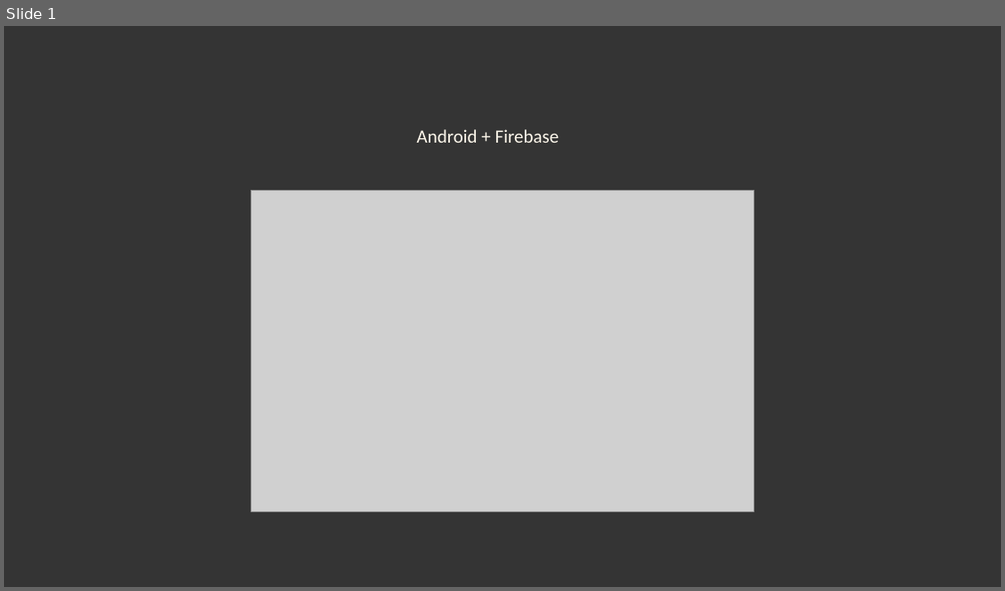
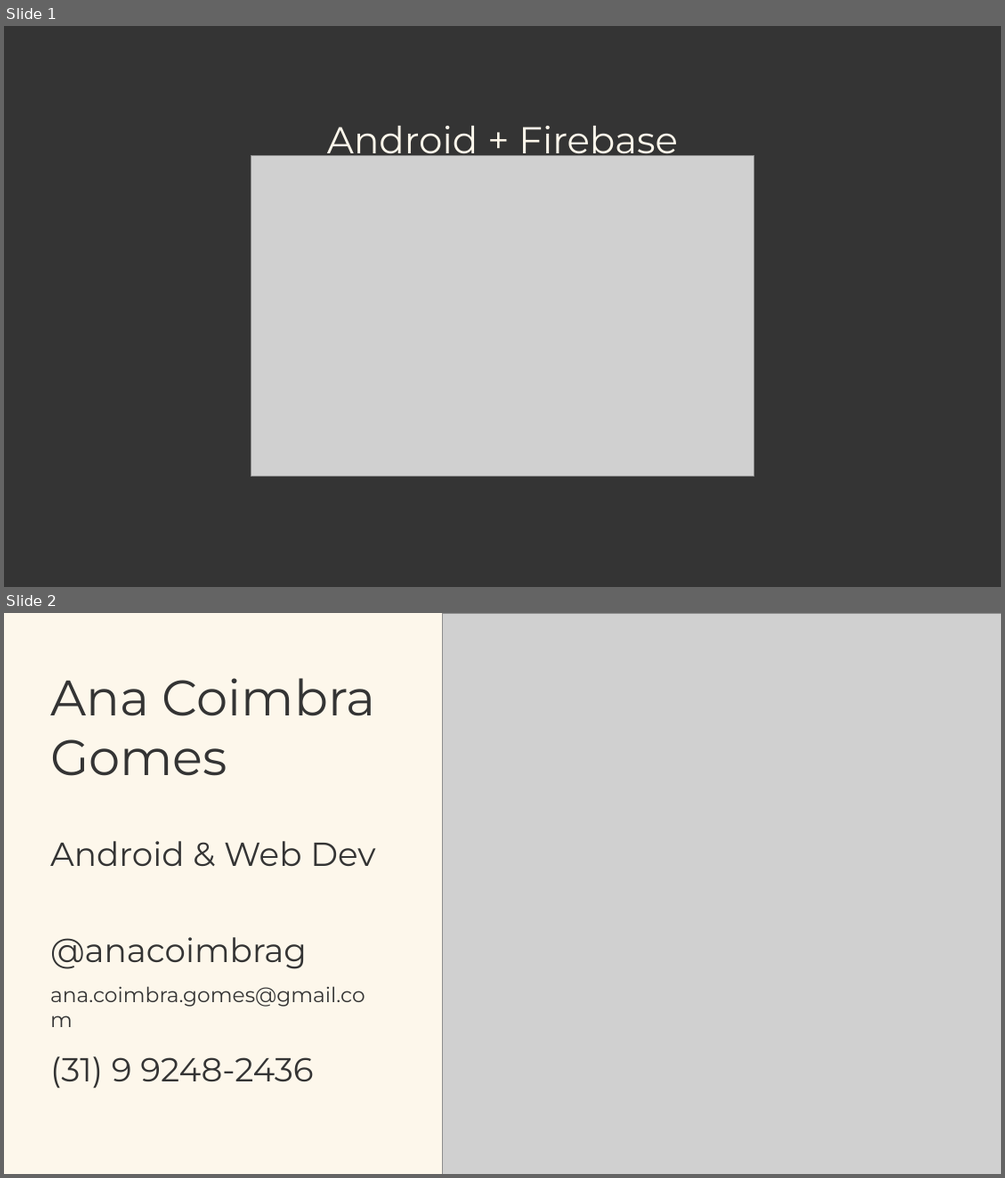
Before and after one commit to anacoimbrag/Android-Firebase, a slide deck: Android + Firebase.pptx. Shown one above the other, each under a label of ours: slide 1 before the commit, slides 1 and 2 after it. The pictures are 1005x591 and 1005x1178 pixels, drawn with LibreOffice and Linux fonts; fonts in the diff are those of the drawing; grey boxes stand for pictures. Boxes give left, top, right and bottom in pixels: in the first picture for what was removed or moved away, otherwise in the second. Text is boxed around its words. In the diff, an @@ line names an element or a change of style, - is before the commit and + after.

```diff
--- a/Android + Firebase.pptx
+++ b/Android + Firebase.pptx
@@ slide 2 added at [4,613,1001,1174], background #FDF7EB @@
@@ picture added at [442,613,1001,1174] @@
@@ text added at [50,678,375,776], 48 pt, text #343434 @@
+Ana Coimbra Gomes
@@ text added at [50,841,375,866], 32 pt, text #343434 @@
+Android & Web Dev
@@ text added at [50,937,307,969], 32 pt, text #343434 @@
+@anacoimbrag
@@ text added at [50,986,365,1006], 20 pt, text #343434 @@
+ana.coimbra.gomes@gmail.com
@@ text added at [50,1056,313,1088], 32 pt, text #343434 @@
+(31) 9 9248-2436
@@ slide 1 changed as well @@
@@ text "Android + Firebase": place and size @@
-text "Android + Firebase" at [417,129,559,143]
+text "Android + Firebase" at [327,126,678,163]
@@ text "Android + Firebase" at [327,126,678,163]: size 18 to 36 pt, font Calibri to Montserrat @@
@@ picture: place and size @@
-picture at [251,191,753,511]
+picture at [251,155,753,476]
```
Also in this commit, not shown: 2 other slides added, 6 other files.
